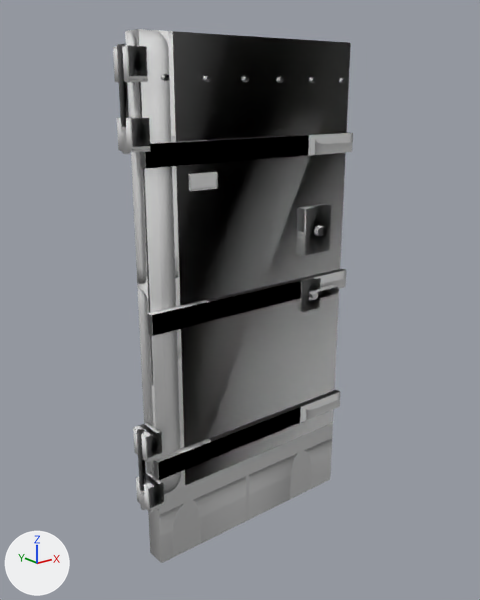
A saved change to the FBX model Assets/Subsistence/ModelsHP/DD_door_metal/DD_door_metal_lod2.fbx.
Camera for both pictures: a camera (50 mm lens) standing at (-1.68, -2.04, 1.86) and looking at (-0.05, -0.01, 1.04). The axes (+X, +Y, +Z) are drawn at lower left. The lights are the same throughout. The picture after the commit comes second.

The first picture shows 'DD_door_metal_LOD2'.
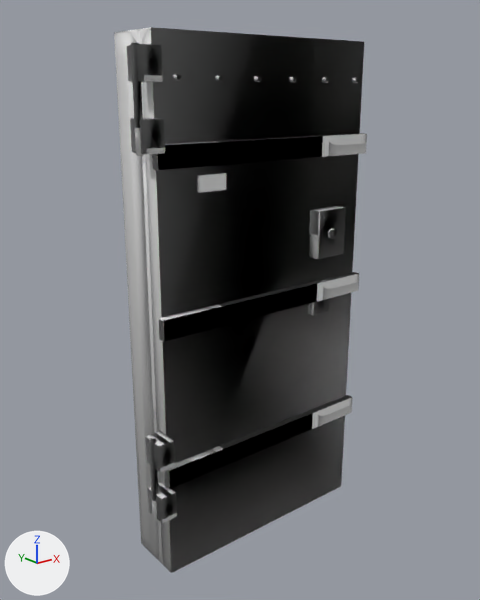
What differs and where, as boxes (x1, y1, x2, y2) in the pictures (480 x 600 px; the box of a moved part takes in the faces that stretch with it):
'DD_door_metal_LOD2', reshaped: before (113, 29, 353, 563); after (114, 27, 367, 573)
part 1 of me_dd_door_metal_002, moved or reshaped: before (154, 390, 340, 481); after (164, 395, 352, 489)
part 2 of me_dd_door_metal_002, moved or reshaped: before (147, 269, 346, 336); after (159, 272, 359, 342)
part 3 of me_dd_door_metal_002, moved or reshaped: before (140, 132, 353, 168); after (152, 133, 367, 170)
part 4 of me_dd_door_metal_002, moved or reshaped: before (137, 429, 146, 510); after (149, 438, 158, 521)
part 5 of me_dd_door_metal_002, moved or reshaped: before (117, 44, 130, 154); after (131, 42, 144, 156)
part 6 of me_dd_door_metal_002, moved or reshaped: before (125, 29, 351, 563); after (309, 206, 346, 259)
part 7 of me_dd_door_metal_002, moved or reshaped: before (188, 171, 218, 191); after (197, 173, 226, 193)
part 8 of me_dd_door_metal_002, deleted: before (161, 74, 346, 312)
part 9 of me_dd_door_metal_002, built on: before (113, 46, 163, 512); after (114, 27, 364, 573)
part 10 of me_dd_door_metal_002, surface changed: before (128, 46, 164, 512)

What changed in the scene script:
```text
Change me_dd_door_metal_002:
    used by ob_dd_door_metal_lod2; location = (0.0, 0.0, 0.0)
    remove me_dd_door_metal_002.from_pydata(...)  # 198 vertices, 177 faces; spans x -0.58..0.51, y -0.12..0.04, z 0.0..2.05
    add me_dd_door_metal_002.from_pydata(...)  # 198 vertices, 191 faces; spans x -0.58..0.52, y -0.19..0.12, z 0.0..2.05
    me_dd_door_metal_002 part 1: the loose piece of 8 vertices spanning x -0.51..0.51, y -0.07..-0.04, z 0.41..0.49 is moved by (0.0, -0.08, 0.0)
    me_dd_door_metal_002 part 2: the loose piece of 8 vertices spanning x -0.51..0.51, y -0.07..-0.04, z 1.01..1.09 is moved by (0.0, -0.08, 0.0)
    me_dd_door_metal_002 part 3: the loose piece of 8 vertices spanning x -0.51..0.51, y -0.07..-0.04, z 1.61..1.69 is moved by (0.0, -0.08, 0.0)
    me_dd_door_metal_002 part 4: the loose piece of 9 vertices spanning x -0.58..-0.54, y -0.05..-0.02, z 0.29..0.63 is moved by (0.0, -0.09, 0.0)
    me_dd_door_metal_002 part 5: the loose piece of 9 vertices spanning x -0.58..-0.54, y -0.05..-0.02, z 1.66..2.0 is moved by (0.0, -0.09, 0.0)
    me_dd_door_metal_002 part 6: the loose piece of 12 vertices spanning x -0.5..0.5, y -0.04..0.04, z 0.0..2.05 is scaled about its middle by (0.155, 0.658, 0.0951), then moved by (0.3, -0.14, 0.27)
    me_dd_door_metal_002 part 7: the loose piece of 8 vertices spanning x -0.34..-0.22, y -0.09..-0.07, z 1.52..1.58 is moved by (0.0, -0.05, 0.0)
    me_dd_door_metal_002 part 8: 10 loose pieces with 104 vertices, spanning x -0.43..0.44, y -0.12..-0.03, z 0.95..1.91, are deleted
    me_dd_door_metal_002 part 9
    16 vertices are removed from x -0.56..-0.5, y 0.01, z 0.3..1.99
    24 faces are deleted
    16 vertices move within x -0.56..-0.5, y -0.08, z 0.3..1.99
    93 vertices are added at x -0.5..0.52, y -0.19..0.12, z 0.0..2.05
    16 new vertices lie (0.0, -0.09, 0.0) away from vertices in x -0.56..-0.5, y -0.08, z 0.3..1.99
    6 new vertices lie (0.0, 0.24, 0.0) away from vertices in x -0.5..0.5, y -0.12, z 0.0..2.05
    5 new vertices lie (0.36, 0.0, 0.0) away from vertices in x 0.16, y -0.02..0.02, z 1.0..1.04
    135 new faces join them
    me_dd_door_metal_002 part 10: 4 kept faces spanning x -0.56..-0.5, y -0.08, z 0.3..1.99 get new texture (UV) coordinates
```
